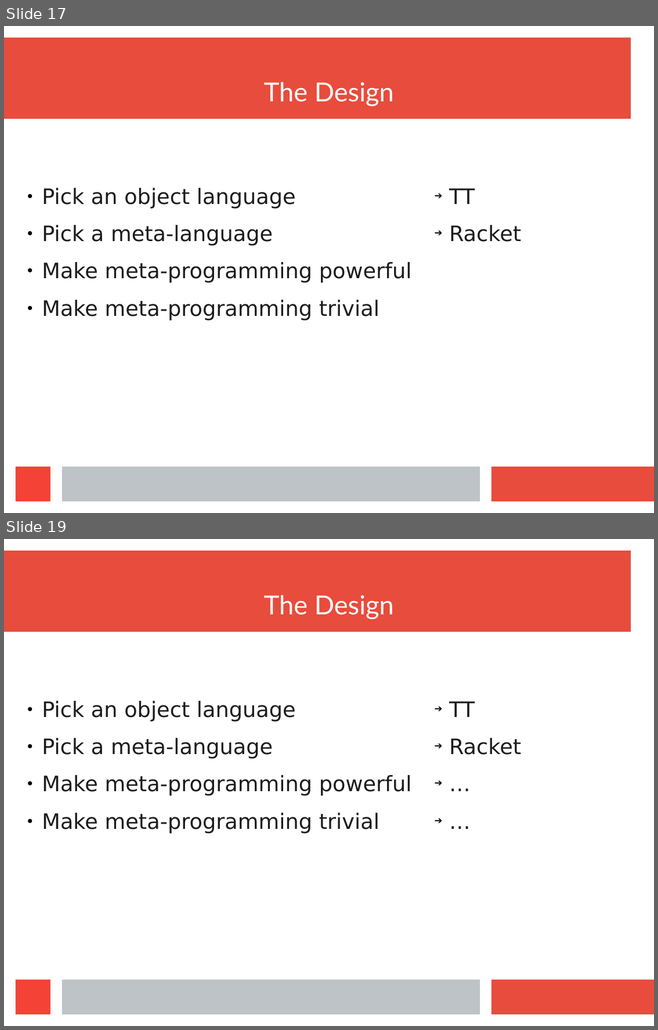
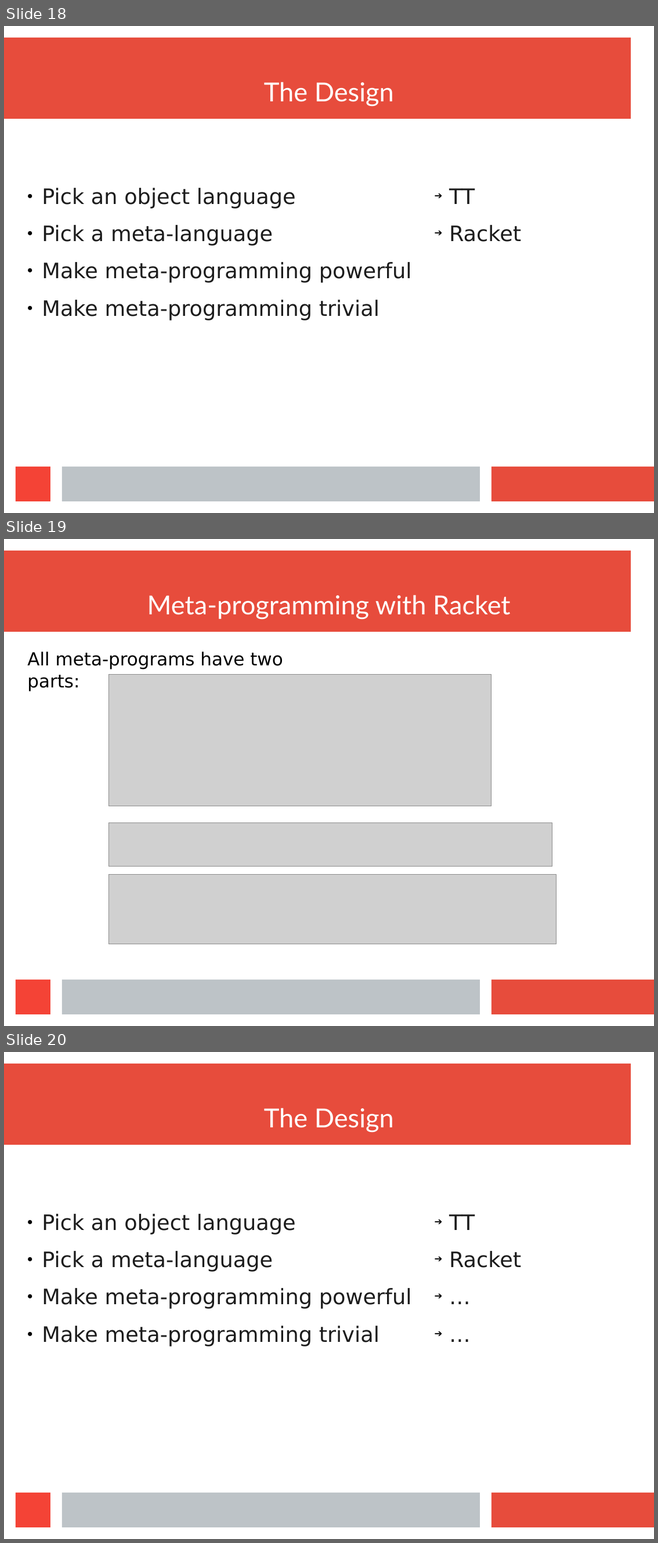
Before and after one commit to wilbowma/cur, a slide deck: hope-2016/slides.odp. Shown one above the other, each under a label of ours: slides 17 and 19 before the commit, slides 18, 19 and 20 after it; the slides between them are not shown. The pictures are 658x1030 and 658x1543 pixels, drawn with LibreOffice and Linux fonts; fonts in the diff are those of the drawing; grey boxes stand for pictures. Boxes give left, top, right and bottom in pixels: in the first picture for what was removed or moved away, otherwise in the second. Text is boxed around its words. In the diff, an @@ line names an element or a change of style, - is before the commit and + after.

Commit message:
Added slides describing TT and Racket macros

```diff
--- a/hope-2016/slides.odp
+++ b/hope-2016/slides.odp
@@ slide 19 added at (4, 539, 654, 1026), background #FFFFFF; not listed: 4 template elements that a slide beside it also shows @@
@@ title added at (147, 595, 510, 620), 32 pt, text #FFFFFF @@
+Meta-programming with Racket
@@ text added at (27, 652, 282, 691), 22 pt, text #000000 @@
+All meta-programs have two parts:
@@ picture added at (109, 675, 492, 806) @@
@@ picture added at (109, 823, 552, 867) @@
@@ picture added at (109, 874, 556, 944) @@
@@ what was slide 17 is now slide 18 @@
@@ what was slide 19 is now slide 20 @@
```
Also in this commit, not shown: 4 slides changed, 2 other slides added, 2 slides removed, 1 other file.
